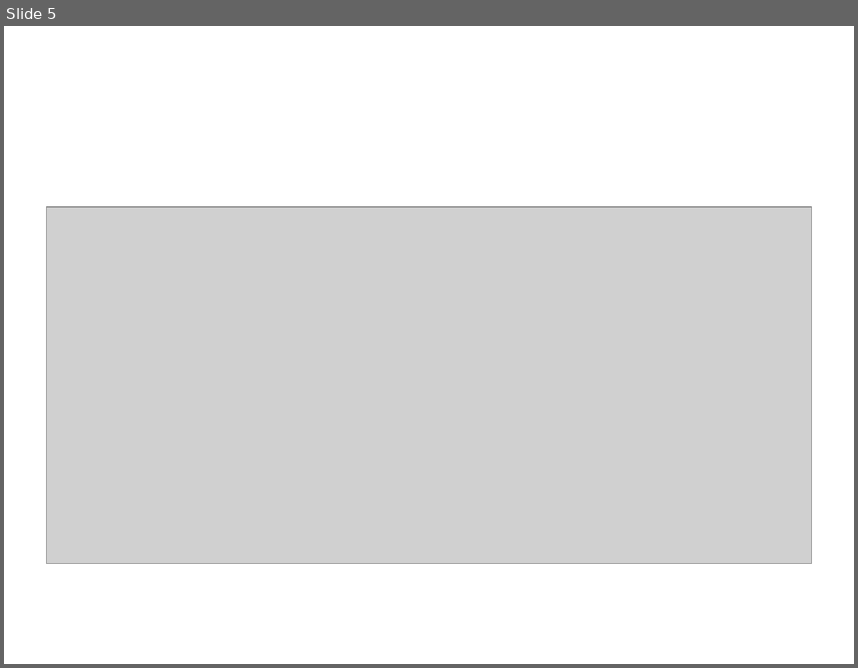
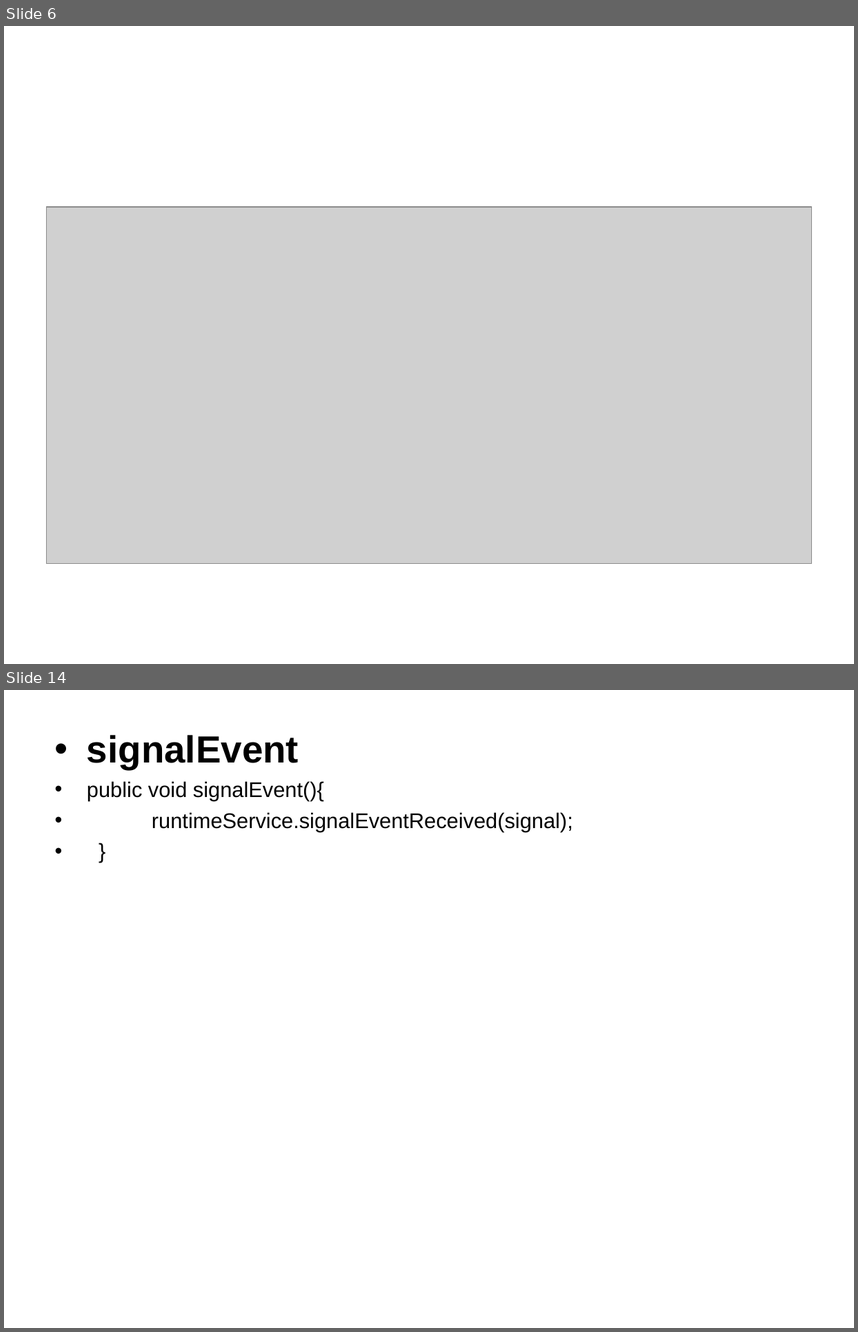
Before and after one commit to sunitawakchaure/activitidemo, a slide deck: BusMonitorActiviti/docs/BPM.ppt. Shown one above the other, each under a label of ours: slide 5 before the commit, slides 6 and 14 after it; the slides between them are not shown. The pictures are 858x668 and 858x1332 pixels, drawn with LibreOffice and Linux fonts; fonts in the diff are those of the drawing; grey boxes stand for pictures; background and template pictures are left out. Boxes give left, top, right and bottom in pixels: in the first picture for what was removed or moved away, otherwise in the second. Text is boxed around its words. In the diff, an @@ line names an element or a change of style, - is before the commit and + after.

```diff
--- a/BusMonitorActiviti/docs/BPM.ppt
+++ b/BusMonitorActiviti/docs/BPM.ppt
@@ slide 14 added at (x1=4, y1=690, x2=854, y2=1328), background picture (left out) @@
@@ text added at (x1=87, y1=735, x2=573, y2=831), 18 pt, text #000000 @@
+• signalEvent
+• public void signalEvent(){
+• runtimeService.signalEventReceived(signal);
+• }
@@ what was slide 5 is now slide 6 @@
```
Also in this commit, not shown: 2 slides changed, 9 other slides added, 3 other files.
